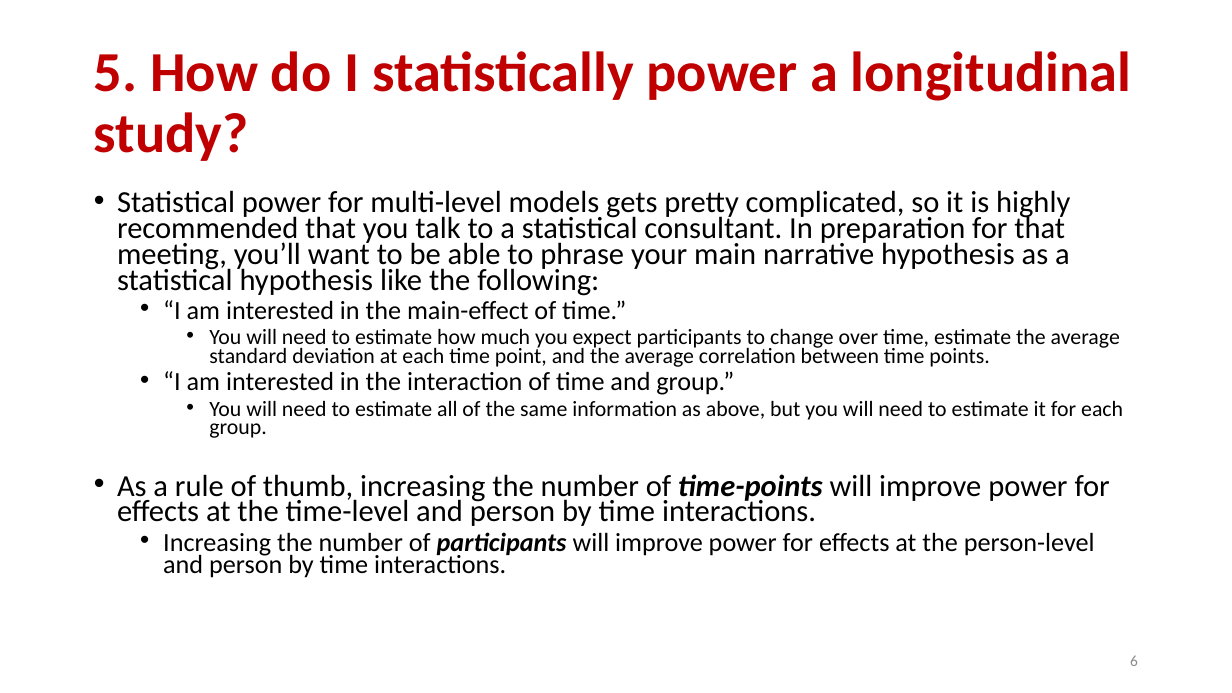
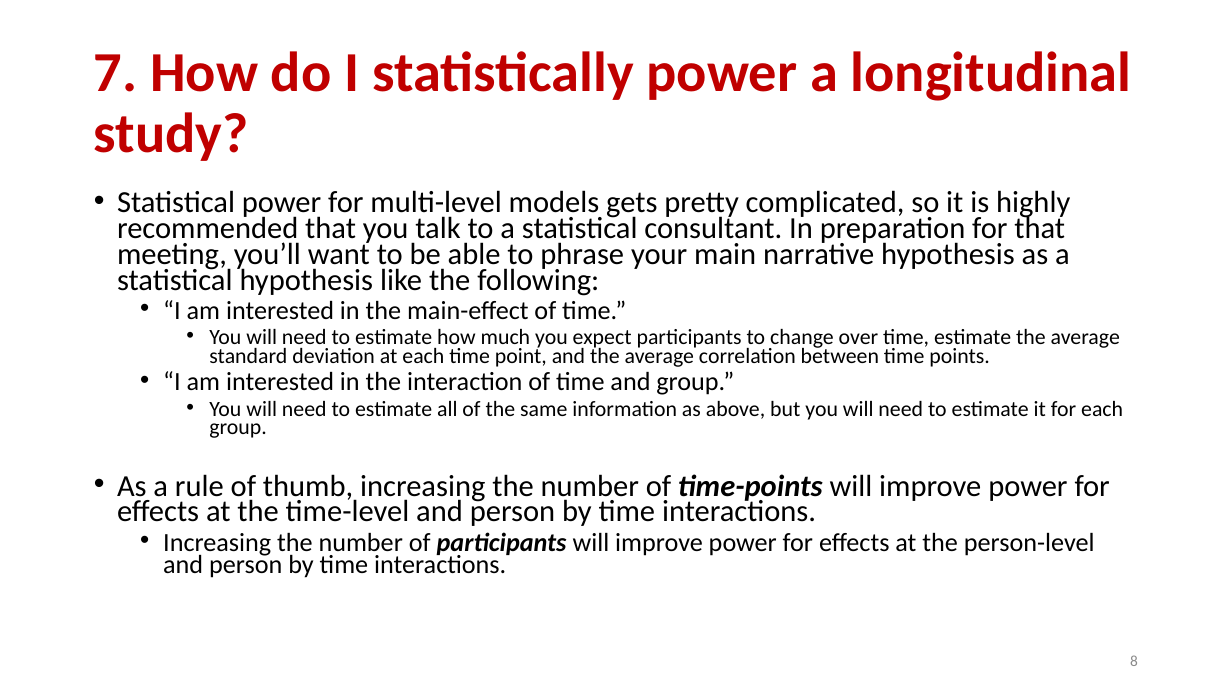
Before and after one commit to keithlohse/LMER_Clinical_Science, a slide deck: slide 8 of lohse ACRM 2017 tips.pptx (slide 6 before the commit). Drawn at 1232x693 pixels with LibreOffice and Linux fonts; fonts in the diff are those of the drawing. Boxes give left, top, right and bottom in pixels: in the first picture for what was removed or moved away, otherwise in the second. Text is boxed around its words. In the diff, an @@ line names an element or a change of style, - is before the commit and + after.

```diff
--- a/lohse ACRM 2017 tips.pptx
+++ b/lohse ACRM 2017 tips.pptx
@@ title at (94,51,1132,161): text changed @@
-5. How do I statistically power a longitudinal study?
+7. How do I statistically power a longitudinal study?
@@ page number at (1130,655,1138,666): text changed @@
-6
+8
```
Also in this commit, not shown: 6 other slides changed, 4 slides added, 1 other file.
